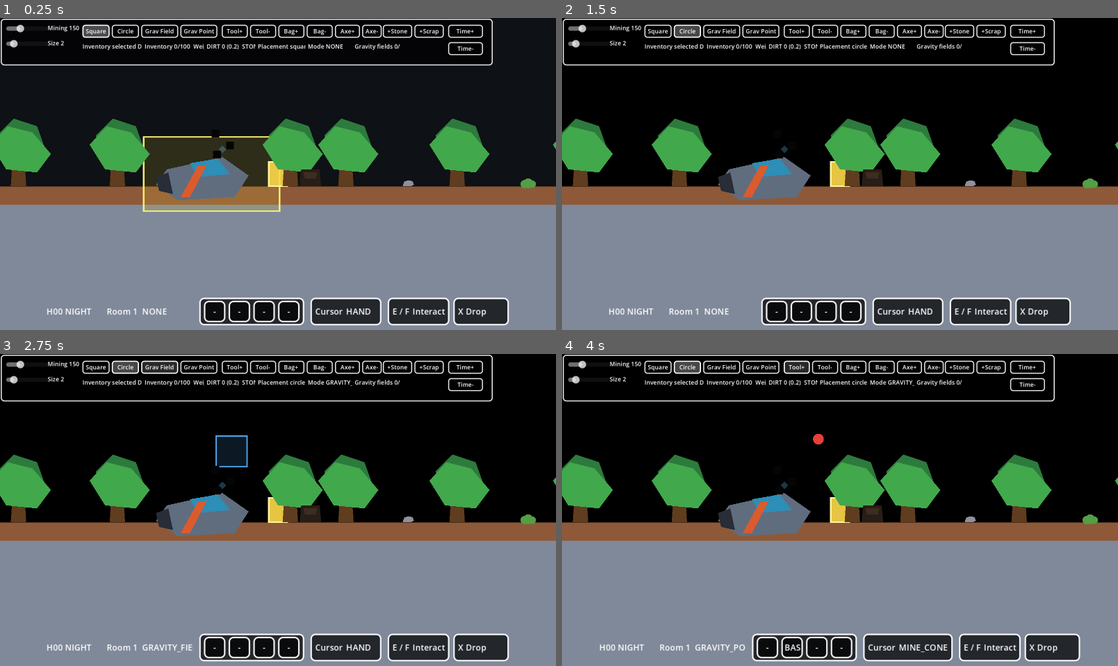
Above: before the commit, frames 1-4 (two rows, left to right).
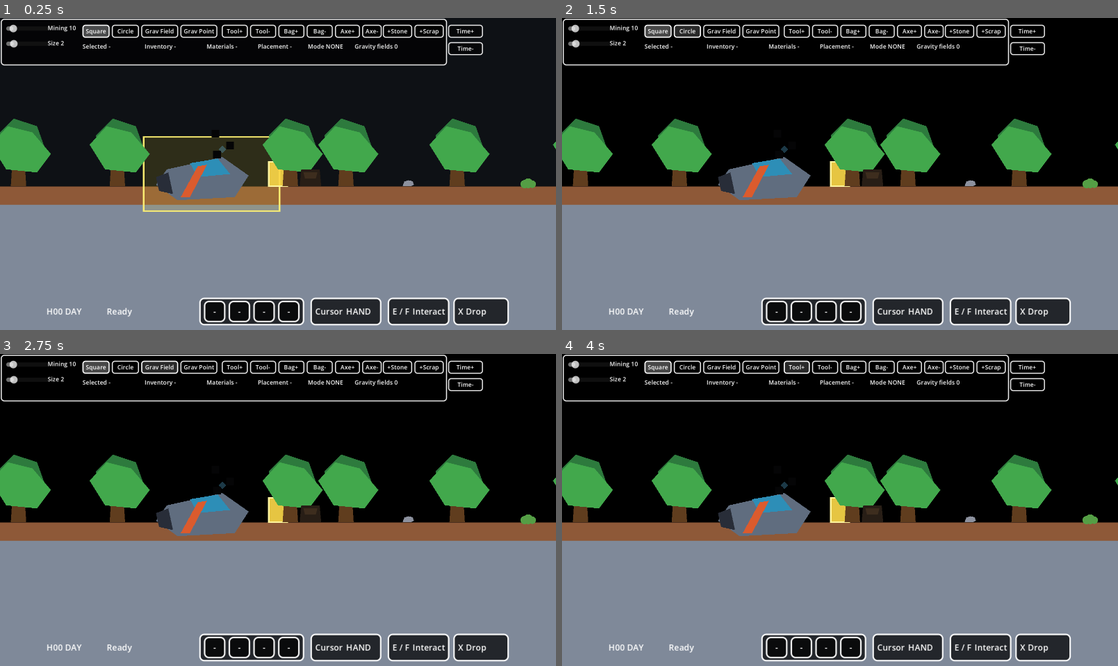
Above: after the commit, the same moments.

Repository: BlissDnD/entitygame
Game: Godot game, scene res://scenes/debug/godmode_world.tscn
Same seed, same stepped clock (60 frames per second), same inputs: the game is played once before the commit and once after it. This scene is started directly instead of the project's main scene.
Inputs:
- Up to frame 1 (0.25 s): no input
- Up to frame 2 (1.5 s): click "Square" at 0.5 s; click "Circle" at 1.25 s
- Up to frame 3 (2.75 s): click "Grav Field" at 2 s
- Up to frame 4 (4 s): click "Grav Point" at 2.75 s; click "Tool+" at 3.5 s

The runs differ from the first frame. In frame 1, 0.7% of the frame differs, in the area x 1-89%, y 0-96%; in frame 2, 1.0%; in frame 3, 1.7%; in frame 4, 3.6%, in the area x 1-94%, y 0-99%.
Error after the commit: Invalid access to property or key 'item_registry' on a base object of type 'Dictionary'. (res://systems/debug/godmode_ui_controller.gd:54)

Commit message:
feat: vine seed item implementation

Diff:
--- /dev/null
+++ b/resources/items/gaia_tools/vine_seed.tres
@@ -0,0 +1,19 @@
+[gd_resource type="Resource" script_class="ItemDefinition" format=3 uid="uid://b04fha50ffwjp"]
+
+[ext_resource type="Resource" uid="uid://83t35m7bhqwx" path="res://resources/placeables/vine_rope.tres" id="1_36bc2"]
+[ext_resource type="Script" uid="uid://u46puxmanidd" path="res://systems/items/item_definition.gd" id="1_dnn70"]
+
+[resource]
+script = ExtResource("1_dnn70")
+id = &"vine_Seed"
+display_name = "Vine Seed"
+description = "A seed that can grow into traversal infrastructure."
+item_category = 2
+max_stack = 5
+weight = 0.1
+value = 4
+can_be_placed = true
+world_interaction_conditions = Array[StringName]([&"pickup"])
+default_world_state = &"loose"
+placeable_definition = ExtResource("1_36bc2")
+metadata/_custom_type_script = "uid://u46puxmanidd"
--- /dev/null
+++ b/resources/items/item_database.tres
@@ -0,0 +1,18 @@
+[gd_resource type="Resource" script_class="ItemDatabase" format=3 uid="uid://cp5kvh2bcamk3"]
+
+[ext_resource type="Script" uid="uid://u46puxmanidd" path="res://systems/items/item_definition.gd" id="1_httwa"]
+[ext_resource type="Resource" path="res://resources/items/materials/stone.tres" id="2_5rvmy"]
+[ext_resource type="Script" uid="uid://1bworyiwun8p" path="res://systems/items/item_database.gd" id="2_8qdjs"]
+[ext_resource type="Resource" path="res://resources/items/salvage/scrap.tres" id="3_bhy12"]
+[ext_resource type="Resource" path="res://resources/items/equipment/backpacks/basic_backpack.tres" id="4_lftp7"]
+[ext_resource type="Resource" path="res://resources/items/equipment/tools/basic_mining_tool.tres" id="5_te67g"]
+[ext_resource type="Resource" uid="uid://b04fha50ffwjp" path="res://resources/items/gaia_tools/vine_seed.tres" id="6_cyn4i"]
+[ext_resource type="Resource" path="res://resources/items/equipment/tools/basic_axe.tres" id="7_cyn4i"]
+[ext_resource type="Resource" path="res://resources/items/materials/wood.tres" id="8_keyoe"]
+[ext_resource type="Resource" path="res://resources/items/devices/scanner.tres" id="9_ro745"]
+[ext_resource type="Resource" path="res://resources/items/placeable_items/test_placeable_box.tres" id="10_y0px8"]
+
+[resource]
+script = ExtResource("2_8qdjs")
+items = Array[ExtResource("1_httwa")]([ExtResource("2_5rvmy"), ExtResource("3_bhy12"), ExtResource("4_lftp7"), ExtResource("5_te67g"), ExtResource("6_cyn4i"), ExtResource("7_cyn4i"), ExtResource("8_keyoe"), ExtResource("9_ro745"), ExtResource("10_y0px8")])
+metadata/_custom_type_script = "uid://1bworyiwun8p"
--- /dev/null
+++ b/resources/placeables/vine_rope.gd
@@ -0,0 +1,7 @@
+extends Node2D
+
+var definition: PlaceableObjectDefinition = null
+
+
+func setup_from_definition(next_definition: PlaceableObjectDefinition) -> void:
+	definition = next_definition
--- /dev/null
+++ b/resources/placeables/vine_rope.tres
@@ -0,0 +1,14 @@
+[gd_resource type="Resource" script_class="PlaceableObjectDefinition" format=3 uid="uid://83t35m7bhqwx"]
+
+[ext_resource type="Script" uid="uid://b1gcsixhjaljc" path="res://systems/placeables/placeable_object_definition.gd" id="1_dk8k4"]
+[ext_resource type="PackedScene" uid="uid://cyg6y6c6pqput" path="res://resources/placeables/vine_rope.tscn" id="1_jmlvc"]
+
+[resource]
+script = ExtResource("1_dk8k4")
+id = &"vine_rope"
+display_name = "Vine Rope"
+scene = ExtResource("1_jmlvc")
+placement_mode = 4
+footprint_tiles = Vector2i(1, 3)
+placement_offset = Vector2(8, 24)
+metadata/_custom_type_script = "uid://b1gcsixhjaljc"
--- /dev/null
+++ b/resources/placeables/vine_rope.tscn
@@ -0,0 +1,15 @@
+[gd_scene format=3 uid="uid://cyg6y6c6pqput"]
+
+[node name="VineRope" type="Node2D" unique_id=1411671275]
+
+[node name="Polygon2D" type="Polygon2D" parent="." unique_id=708504663]
+color = Color(2.5990605e-06, 0.7648185, 0.32275417, 1)
+polygon = PackedVector2Array(-25.5, 12, 2.5, -25, 22.5, 12)
+uv = PackedVector2Array(-69.5, -13, -41.5, -50, -21.5, -13)
+
+[node name="Polygon2D2" type="Polygon2D" parent="." unique_id=1933267634]
+position = Vector2(0, -19)
+scale = Vector2(0.72, 0.72)
+color = Color(0.8757506, 0.27869615, 0.6362308, 1)
+polygon = PackedVector2Array(-20.5, 13, -38.5, -18, -9.5, -5, 6.5, -24, 15.5, -1, 35.5, -12, 15.5, 14)
+uv = PackedVector2Array(-39.5, -7, -57.5, -38, -28.5, -25, -12.5, -44, -3.5, -21, 16.5, -32, -3.5, -6)
--- a/scenes/debug/godmode_world.tscn
+++ b/scenes/debug/godmode_world.tscn
@@ -1,6 +1,19 @@
-[gd_scene load_steps=2 format=3]
+[gd_scene format=3 uid="uid://cudv7cb23dxa3"]
 
 [ext_resource type="PackedScene" path="res://scenes/world/world_scene.tscn" id="1_world_scene"]
 
-[node name="godmode_world" instance=ExtResource("1_world_scene")]
+[node name="godmode_world" unique_id=1709066363 instance=ExtResource("1_world_scene")]
 starts_in_godmode = true
+
+[node name="console_input" parent="console_layer/console_panel" index="0"]
+layout_mode = 0
+offset_left = 0.0
+offset_top = 0.0
+offset_right = 304.0
+offset_bottom = 31.0
+
+[node name="godmode_panel" parent="console_layer" index="1"]
+custom_minimum_size = Vector2(820, 80)
+offset_right = 821.0
+
+[connection signal="text_submitted" from="console_layer/console_panel/console_input" to="." method="_on_console_input_text_submitted"]
--- a/scenes/world/world_scene.gd
+++ b/scenes/world/world_scene.gd
@@ -62,6 +62,7 @@
 const BasicBackpackItemDefinition = preload("res://resources/items/equipment/backpacks/basic_backpack.tres")
 const StoneItemDefinition = preload("res://resources/items/materials/stone.tres")
 const ScrapItemDefinition = preload("res://resources/items/salvage/scrap.tres")
+const ItemDatabaseResource = preload("res://resources/items/item_database.tres")
 
 const ROOM_EDGE_NONE: String = ""
 const ROOM_EDGE_LEFT: String = "left"
@@ -137,6 +138,7 @@
 var background_controller = WorldBackgroundControllerClass.new()
 var world_bootstrap = WorldBootstrapClass.new()
 var world_scene_context_factory = WorldSceneContextFactoryClass.new()
+var item_registry: ItemRegistry
 
 @onready var camera_2d: Camera2D = $camera_2d
 @onready var time_manager: TimeManager = $time_manager
@@ -156,8 +158,8 @@
 @onready var scene_refs: WorldSceneRefs = WorldSceneRefsClass.capture(self)
 
 func _ready() -> void:
+	item_registry = ItemDatabaseResource.build_registry()
 	world_bootstrap.run(world_scene_context_factory.build_ready_context(self))
-
 
 func _process(delta: float) -> void:
 	var state := {
--- a/systems/debug/godmode_action_handler.gd
+++ b/systems/debug/godmode_action_handler.gd
@@ -82,59 +82,77 @@
 
 func handle_item_command(command: String, context: Dictionary) -> Dictionary:
 	match command:
+		"add_vine_seed", "add 10 vine seed":
+			var vine_seed: ItemDefinition = context.item_registry.get_item(&"vine_seed")
+			if vine_seed != null:
+				context.inventory_runtime.add_backpack_stack(vine_seed, 10)
+			return _handled_result(true, true)
+
 		"equip_mining_tool", "equip basic mining tool":
 			context.player_equipment.equip_item(context.basic_mining_tool_definition)
 			print("[GodModeItems] Equipped mining tool: %s" % [context.basic_mining_tool_definition.id])
 			return _handled_result(true, true)
+
 		"unequip_mining_tool", "unequip mining tool":
 			context.player_equipment.unequip_item(EquipmentSlotClass.SlotType.PRIMARY_TOOL)
 			print("[GodModeItems] Unequipped mining tool")
 			return _handled_result(true, true)
+
 		"equip_backpack", "equip basic backpack":
 			context.equip_backpack_item.call(context.basic_backpack_item_definition, "[GodModeItems]")
 			return _handled_result(true, true)
+
 		"equip_axe", "equip basic axe":
 			context.player_equipment.equip_item(context.basic_axe_item_definition)
 			print("[GodModeItems] Equipped passive axe: %s" % [context.basic_axe_item_definition.id])
 			return _handled_result(true, true)
+
 		"unequip_axe", "unequip axe":
 			context.player_equipment.unequip_item(EquipmentSlotClass.SlotType.PASSIVE_TOOL)
 			print("[GodModeItems] Unequipped passive axe")
 			return _handled_result(true, true)
+
 		"unequip_backpack", "unequip backpack":
 			context.player_equipment.unequip_item(EquipmentSlotClass.SlotType.BACKPACK)
 			context.backpack_container.unequip_backpack()
 			print("[GodModeItems] Unequipped backpack")
 			return _handled_result(true, true)
+
 		"add_stone", "add 10 stone":
 			context.inventory_runtime.add_backpack_stack(context.stone_item_definition, 10)
 			return _handled_result(true, true)
+
 		"add_scrap", "add 5 scrap":
 			context.inventory_runtime.add_backpack_stack(context.scrap_item_definition, 5)
 			return _handled_result(true, true)
+
 		"print_equipment", "print equipment state":
 			context.inventory_runtime.print_equipment_state(context.player_cursor_controller.get_current_cursor_behavior_name())
 			return _handled_result(true, true)
+
 		"print_backpack", "print backpack contents":
 			context.inventory_runtime.print_backpack_contents()
 			return _handled_result(true, true)
+
 		"print_cursor", "print current cursor behavior":
 			print("[Cursor] Cursor behavior: %s" % [context.player_cursor_controller.get_current_cursor_behavior_name()])
 			return _handled_result(true, true)
+
 		"advance_hour", "advance one hour":
 			context.time_manager.advance_one_hour()
 			return _handled_result(true, true)
+
 		"reset_sun_cycle", "reset sun cycle":
 			context.time_manager.reset_to_midnight()
 			context.start_background_fade.call(context.time_manager.get_room_light_color(context.current_room_index), "sun cycle reset")
 			return _handled_result(true, true)
+
 		_:
 			return {
 				"handled": false,
 				"clear_console": false,
 				"queue_redraw": false,
 			}
-
 
 func apply_mining_power(value: float, debug_settings) -> void:
 	debug_settings.set_mining_power(value)
--- a/systems/debug/godmode_ui_controller.gd
+++ b/systems/debug/godmode_ui_controller.gd
@@ -19,6 +19,7 @@
 var time_manager: TimeManager = null
 var map_handler: MapHandler = null
 var world_draw_controller: WorldDrawController = null
+var item_registry: ItemRegistry = null
 
 var queue_redraw_callback: Callable = Callable()
 var start_background_fade_callback: Callable = Callable()
@@ -50,6 +51,7 @@
 	godmode_snapshot_builder = context.godmode_snapshot_builder
 	time_debug_controller = context.time_debug_controller
 	inventory_runtime = context.inventory_runtime
+	item_registry = context.item_registry
 	inventory_data = context.inventory_data
 	player_equipment = context.player_equipment
 	backpack_container = context.backpack_container
@@ -86,6 +88,7 @@
 
 	if console_input != null:
 		console_input.text_submitted.connect(_on_console_input_text_submitted)
+
 
 	if godmode_panel == null:
 		return
@@ -187,6 +190,7 @@
 	var command: String = new_text.strip_edges().to_lower()
 	var result: Dictionary = godmode_action_handler.handle_console_command(command, {
 		"backpack_container": backpack_container,
+		"item_registry": item_registry,
 		"basic_axe_item_definition": preload("res://resources/items/equipment/tools/basic_axe.tres"),
 		"basic_backpack_item_definition": preload("res://resources/items/equipment/backpacks/basic_backpack.tres"),
 		"basic_mining_tool_definition": preload("res://resources/items/equipment/tools/basic_mining_tool.tres"),
@@ -236,6 +240,7 @@
 func _run_godmode_item_ui_command(command: String) -> void:
 	var result: Dictionary = godmode_action_handler.handle_item_command(command, {
 		"backpack_container": backpack_container,
+		"item_registry": item_registry,
 		"basic_axe_item_definition": preload("res://resources/items/equipment/tools/basic_axe.tres"),
 		"basic_backpack_item_definition": preload("res://resources/items/equipment/backpacks/basic_backpack.tres"),
 		"basic_mining_tool_definition": preload("res://resources/items/equipment/tools/basic_mining_tool.tres"),
--- /dev/null
+++ b/systems/items/item_database.gd
@@ -0,0 +1,13 @@
+class_name ItemDatabase
+extends Resource
+
+@export var items: Array[ItemDefinition] = []
+
+
+func build_registry() -> ItemRegistry:
+	var registry := ItemRegistry.new()
+
+	for item in items:
+		registry.register_item(item)
+
+	return registry
--- /dev/null
+++ b/systems/items/item_registry.gd
@@ -0,0 +1,26 @@
+class_name ItemRegistry
+extends RefCounted
+
+var items_by_id: Dictionary = {}
+
+
+func register_item(item_definition: ItemDefinition) -> void:
+	if item_definition == null:
+		return
+	if item_definition.id == &"":
+		push_warning("Cannot register item without id")
+		return
+
+	items_by_id[item_definition.id] = item_definition
+
+
+func get_item(item_id: StringName) -> ItemDefinition:
+	return items_by_id.get(item_id, null)
+
+
+func has_item(item_id: StringName) -> bool:
+	return items_by_id.has(item_id)
+
+
+func get_all_items() -> Array:
+	return items_by_id.values()
--- a/systems/world/world_scene_context_factory.gd
+++ b/systems/world/world_scene_context_factory.gd
@@ -35,6 +35,7 @@
 				scene.GameplayTuningClass.ROOM_MIN_SIZE_CELLS
 			),
 		"get_gravity_field_system": func(): return scene.gravity_field_system,
+		"item_registry": scene.item_registry,
 		"get_item_drop_data": func(): return scene.item_drop_data,
 		"get_room_spawn_position": func(): return operation_helpers.get_room_spawn_position(scene),
 		"get_room_world_rect": func(): return scene.world_query_facade.get_room_world_rect(scene.map_handler),
Not shown, added: resources/placeables/vine_rope.gd.uid
Not shown, added: systems/items/item_database.gd.uid
Not shown, added: systems/items/item_registry.gd.uid
